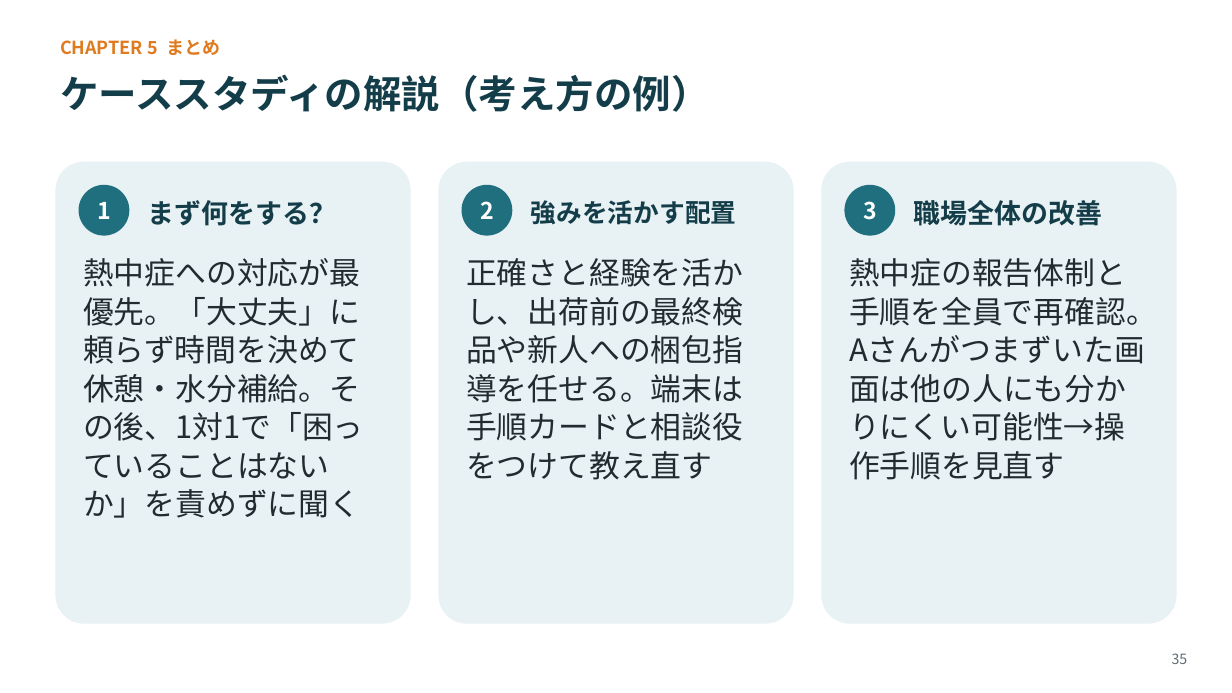
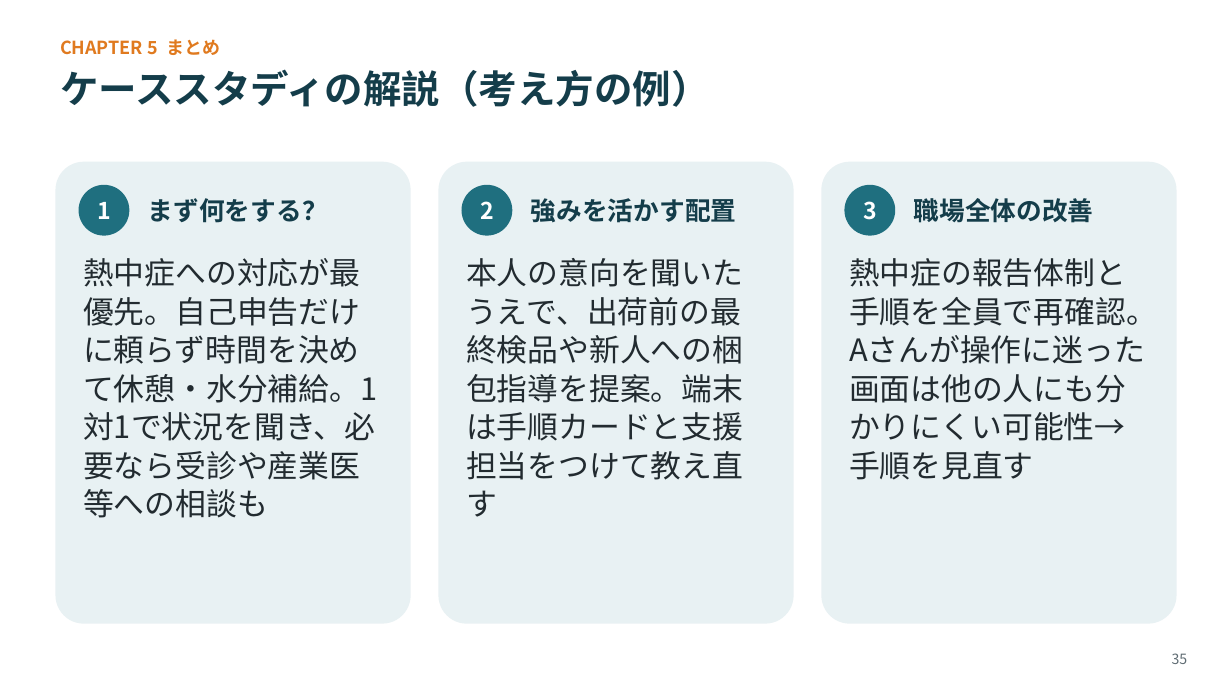
Before and after one commit to lastradezanpano/Udemy, a slide deck: slide 35 of 高齢者雇用研修/物流現場の高齢者雇用_研修スライド_v1.0.pptx. Drawn at 1232x693 pixels with LibreOffice and Linux fonts; fonts in the diff are those of the drawing. Boxes give left, top, right and bottom in pixels: in the first picture for what was removed or moved away, otherwise in the second. Text is boxed around its words. In the diff, an @@ line names an element or a change of style, - is before the commit and + after.

```diff
--- a/高齢者雇用研修/物流現場の高齢者雇用_研修スライド_v1.0.pptx
+++ b/高齢者雇用研修/物流現場の高齢者雇用_研修スライド_v1.0.pptx
@@ text "ケーススタディの解説（考え方の例）" at [60,69,710,107]: line spacing 38pt to 34pt @@
@@ text "まず何をする？" at [148,198,328,223]: size 21 to 20 pt; line spacing 26pt to 23pt @@
@@ text "強みを活かす配置" at [531,198,737,223]: line spacing 25pt to 23pt @@
@@ text "職場全体の改善" at [914,198,1094,223]: size 21 to 20 pt; line spacing 26pt to 23pt @@
@@ text at [83,258,377,518]: text changed @@
-熱中症への対応が最優先。「大丈夫」に頼らず時間を決めて休憩・水分補給。その後、1対1で「困っていることはないか」を責めずに聞く
+熱中症への対応が最優先。自己申告だけに頼らず時間を決めて休憩・水分補給。1対1で状況を聞き、必要なら受診や産業医等への相談も
@@ text at [466,258,743,517]: text changed @@
-正確さと経験を活かし、出荷前の最終検品や新人への梱包指導を任せる。端末は手順カードと相談役をつけて教え直す
+本人の意向を聞いたうえで、出荷前の最終検品や新人への梱包指導を提案。端末は手順カードと支援担当をつけて教え直す
@@ text at [849,258,1157,480]: text changed @@
-熱中症の報告体制と手順を全員で再確認。Aさんがつまずいた画面は他の人にも分かりにくい可能性→操作手順を見直す
+熱中症の報告体制と手順を全員で再確認。Aさんが操作に迷った画面は他の人にも分かりにくい可能性→手順を見直す
```
Also in this commit, not shown: 37 other slides changed, 3 other files.
